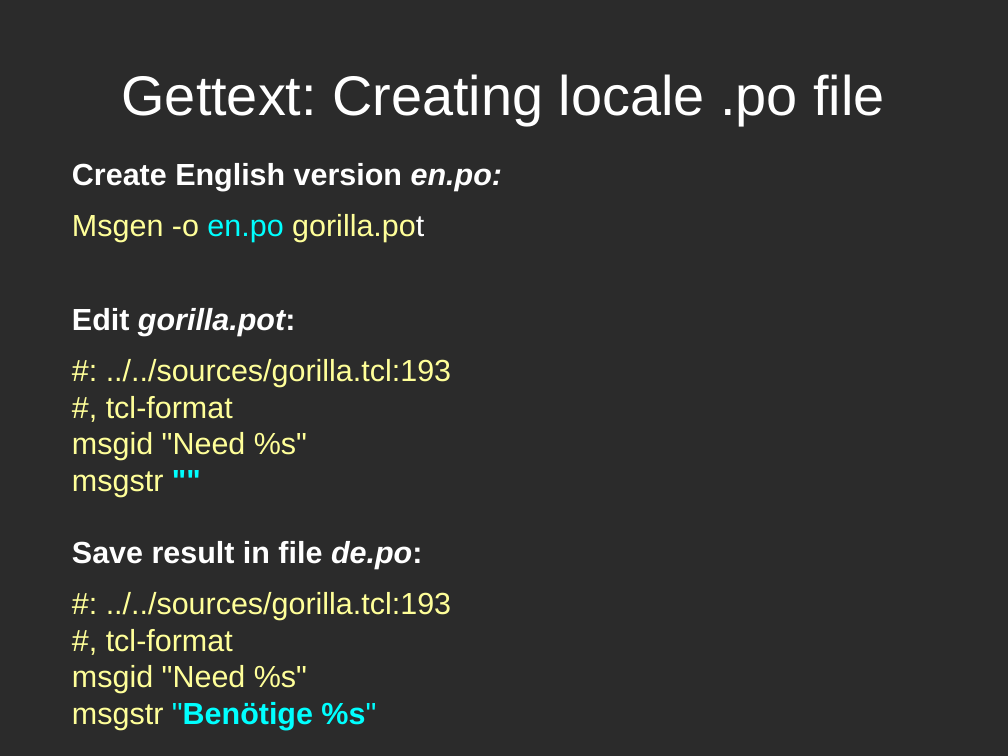
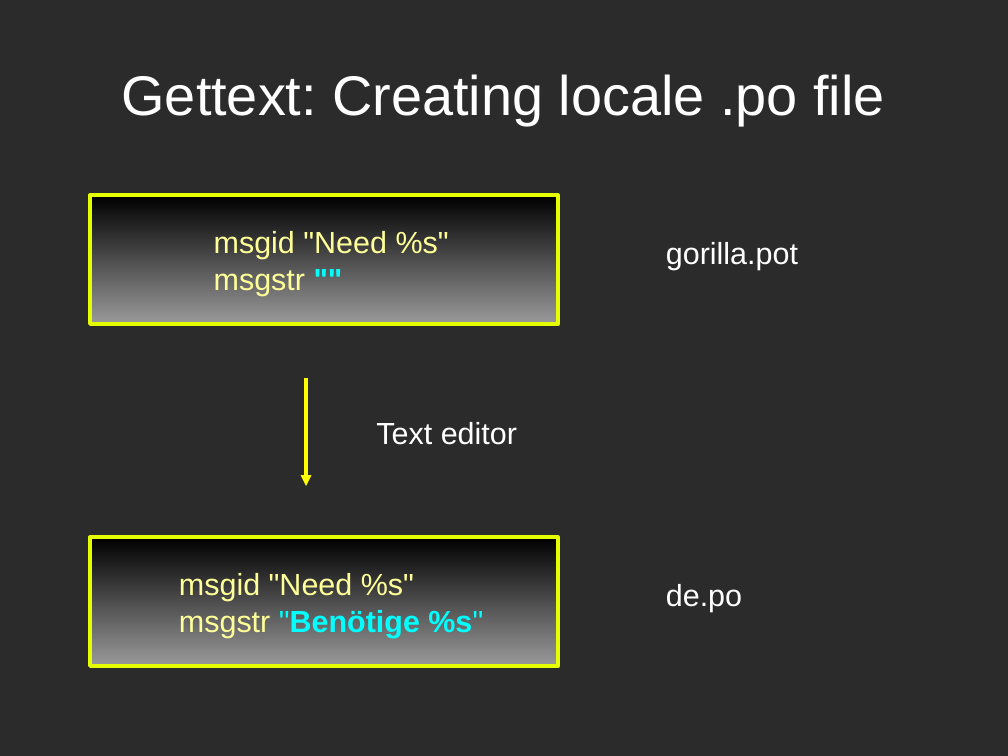
Before and after one commit to zdia/gorilla, a slide deck: slide 16 of EuroTcl 2012/PWgorila.odp (slide 29 before the commit). Drawn at 1008x756 pixels with LibreOffice and Linux fonts; fonts in the diff are those of the drawing; background and template pictures are left out; a plain dark background stands for a picture behind light text. Boxes give left, top, right and bottom in pixels: in the first picture for what was removed or moved away, otherwise in the second. Text is boxed around its words. In the diff, an @@ line names an element or a change of style, - is before the commit and + after.

```diff
--- a/EuroTcl 2012/PWgorila.odp
+++ b/EuroTcl 2012/PWgorila.odp
@@ text removed at [72, 163, 502, 693] @@
-Create English version en.po:
-Msgen -o en.po gorilla.pot
-Edit gorilla.pot:
-#: ../../sources/gorilla.tcl:193
-#, tcl-format
-msgid "Need %s"
-msgstr ""
-Save result in file de.po:
-#: ../../sources/gorilla.tcl:193
-#, tcl-format
-msgid "Need %s"
-msgstr "Benötige %s"
@@ rectangle added at [90, 196, 558, 325], fill gradient #000000 to #999999, outline #E6FF00 2.83 pt, 24 pt, text #FFFF99 @@
+msgid "Need %s"
+msgstr ""
@@ text added at [666, 242, 798, 270], 24 pt, text #FFFFFF @@
+gorilla.pot
@@ arrow added from (306, 378) to (306, 486), #FFFF00 2.83 pt @@
@@ text added at [376, 422, 517, 445], 24 pt, text #FFFFFF @@
+Text editor
@@ rectangle added at [90, 538, 558, 667], fill gradient #000000 to #999999, outline #E6FF00 2.83 pt, 24 pt, text #FFFF99 @@
+msgid "Need %s"
+msgstr "Benötige %s"
@@ text added at [666, 584, 742, 612], 24 pt, text #FFFFFF @@
+de.po
```
Also in this commit, not shown: 23 other slides changed, 11 slides added, 5 slides removed, 8 other files.
